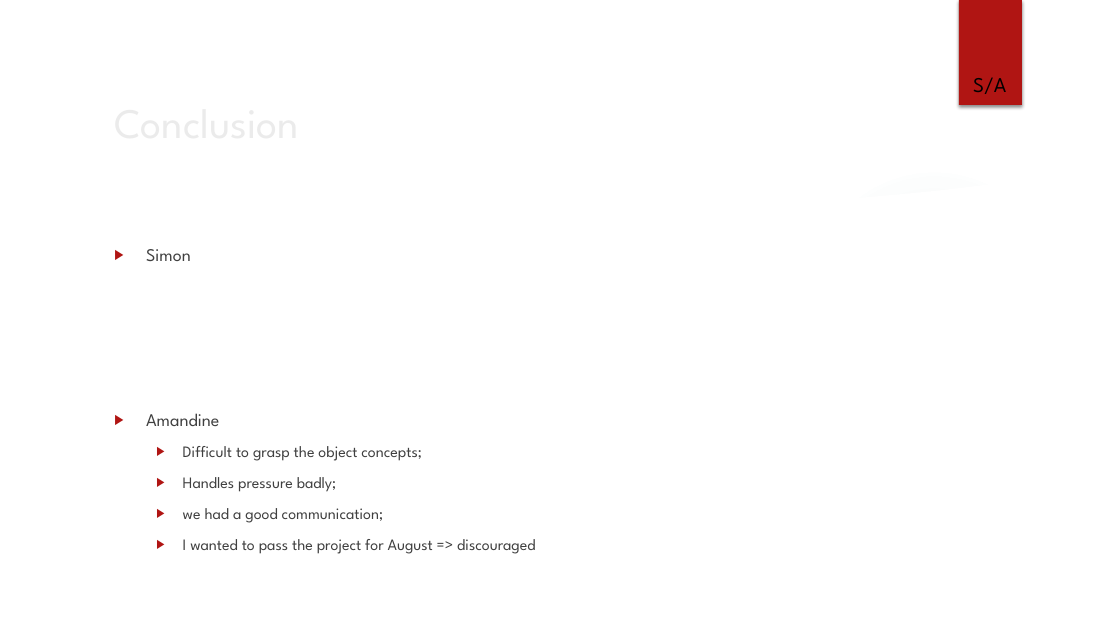
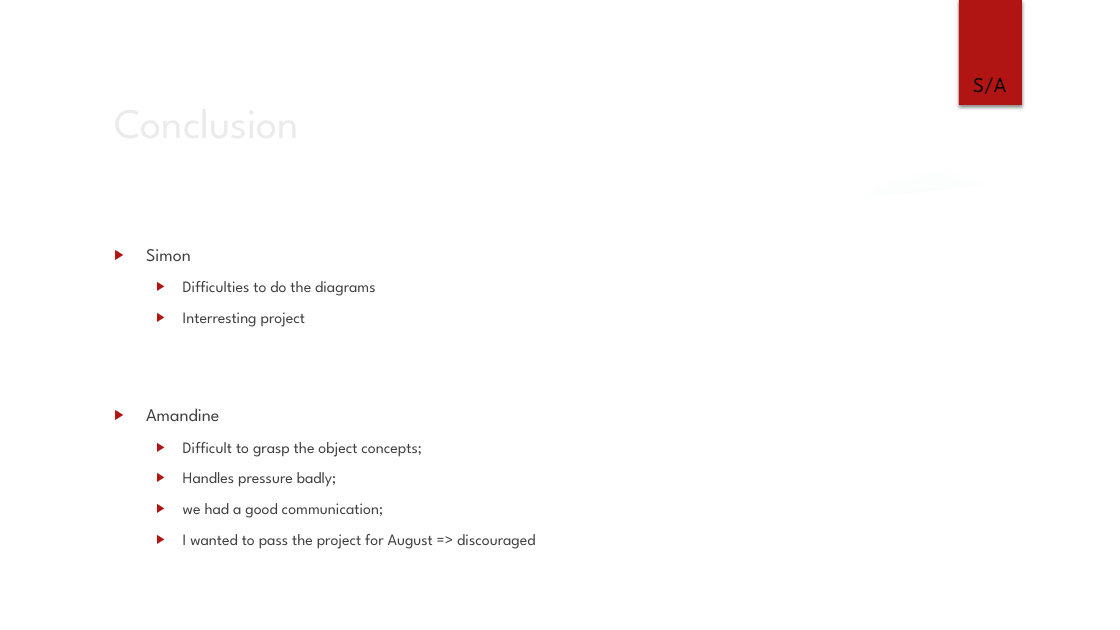
Before and after one commit to simondifalco13/ASP_Project_2021, a slide deck: slide 15 of commun/Réunion 10/PPDiFalcoHuygebaert.pptx (slide 12 before the commit). Drawn at 1120x630 pixels with LibreOffice and Linux fonts; fonts in the diff are those of the drawing; background and template pictures are left out. Boxes give left, top, right and bottom in pixels: in the first picture for what was removed or moved away, otherwise in the second. Text is boxed around its words. In the diff, an @@ line names an element or a change of style, - is before the commit and + after.

```diff
--- a/commun/Réunion 10/PPDiFalcoHuygebaert.pptx
+++ b/commun/Réunion 10/PPDiFalcoHuygebaert.pptx
@@ text at [183,281,375,327]: paragraphs added @@
+  ▶ Difficulties to do the diagrams
+  ▶ Interresting project
```
Also in this commit, not shown: 3 other slides changed, 3 slides added, 1 other file.
